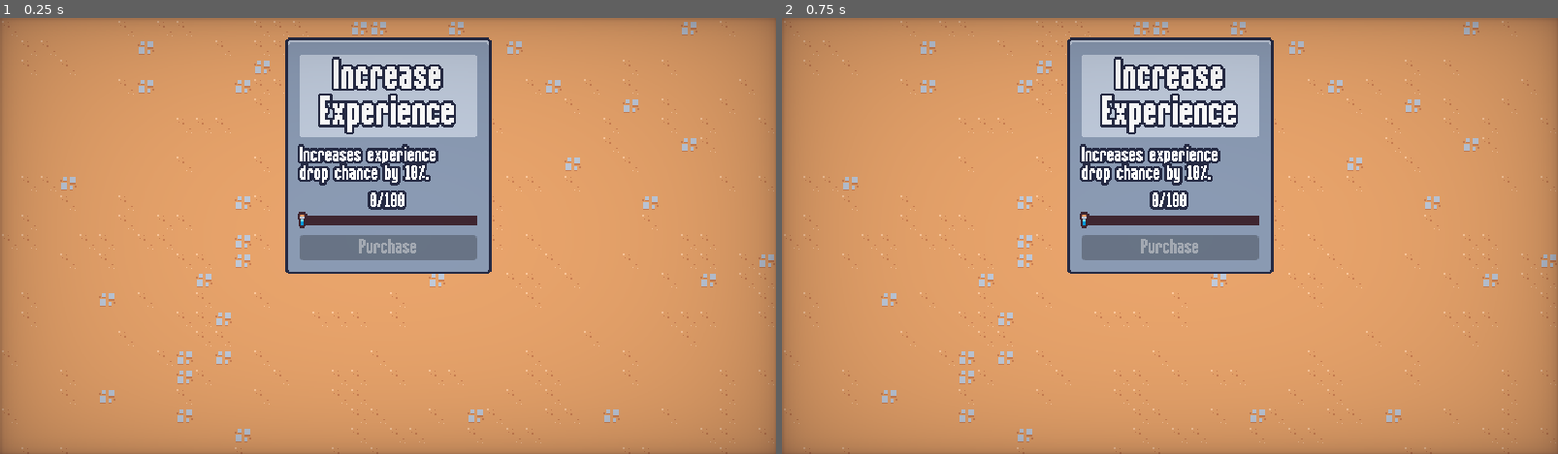
Above: before the commit, frames 1-2 (left to right).
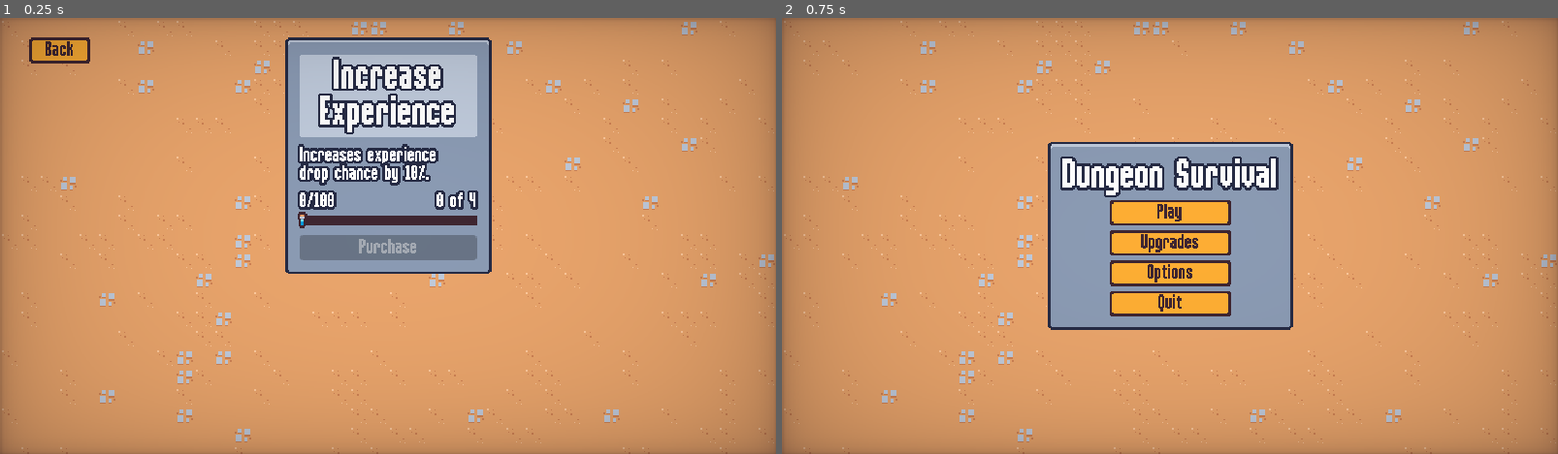
Above: after the commit, the same moments.

Repository: jrenato/dungeon_survival
Game: Godot game, scene res://src/ui/meta_menu.tscn
The game is run twice, just before and just after one commit, with the same random seed, the same clock (stepped at 60 frames per second) and the same inputs. This scene is started directly instead of the project's main scene.
Inputs (mouse positions are in pixels of both pictures, inside the frame that each line leads up to):
- Up to frame 1 (0.25 s): no input
- Up to frame 2 (0.75 s): click (844, 48) at 0.5 s, where only the run after the commit has a clickable "Back"

The runs differ from the first frame. In frame 1, 1.1% of the frame differs, in the area x 3-62%, y 4-44%; in frame 2, 17%, in the area x 34-66%, y 4-72%.

Commit message:
Added meta upgrade logic

Diff:
--- a/src/ui/main_menu.gd
+++ b/src/ui/main_menu.gd
@@ -2,6 +2,7 @@
 class_name MainMenu
 
 @onready var play_button: Button = %PlayButton
+@onready var upgrades_button: Button = %UpgradesButton
 @onready var options_button: Button = %OptionsButton
 @onready var quit_button: Button = %QuitButton
 
@@ -10,14 +11,19 @@
 
 func _ready() -> void:
 	play_button.pressed.connect(_on_play_button_pressed)
+	upgrades_button.pressed.connect(_on_upgrades_button_pressed)
 	options_button.pressed.connect(_on_options_button_pressed)
 	quit_button.pressed.connect(_on_quit_button_pressed)
 
 
 func _on_play_button_pressed() -> void:
-	ScreenTransition.transition()
-	await ScreenTransition.transition_halfway
+#	ScreenTransition.transition_to_scene("res://src/world/levels/level.tscn")
 	get_tree().change_scene_to_file("res://src/world/levels/level.tscn")
+
+
+func _on_upgrades_button_pressed() -> void:
+#	ScreenTransition.transition_to_scene("res://src/ui/meta_menu.tscn")
+	get_tree().change_scene_to_file("res://src/ui/meta_menu.tscn")
 
 
 func _on_options_button_pressed() -> void:
--- a/src/ui/main_menu.tscn
+++ b/src/ui/main_menu.tscn
@@ -44,17 +44,27 @@
 theme_override_font_sizes/font_size = 32
 text = "Dungeon Survival"
 
-[node name="PlayButton" parent="MarginContainer/PanelContainer/MarginContainer/VBoxContainer" instance=ExtResource("1_btxoa")]
+[node name="VBoxContainer" type="VBoxContainer" parent="MarginContainer/PanelContainer/MarginContainer/VBoxContainer"]
+custom_minimum_size = Vector2(100, 0)
+layout_mode = 2
+size_flags_horizontal = 4
+
+[node name="PlayButton" parent="MarginContainer/PanelContainer/MarginContainer/VBoxContainer/VBoxContainer" instance=ExtResource("1_btxoa")]
 unique_name_in_owner = true
 layout_mode = 2
 text = "Play"
 
-[node name="OptionsButton" parent="MarginContainer/PanelContainer/MarginContainer/VBoxContainer" instance=ExtResource("1_btxoa")]
+[node name="UpgradesButton" parent="MarginContainer/PanelContainer/MarginContainer/VBoxContainer/VBoxContainer" instance=ExtResource("1_btxoa")]
+unique_name_in_owner = true
+layout_mode = 2
+text = "Upgrades"
+
+[node name="OptionsButton" parent="MarginContainer/PanelContainer/MarginContainer/VBoxContainer/VBoxContainer" instance=ExtResource("1_btxoa")]
 unique_name_in_owner = true
 layout_mode = 2
 text = "Options"
 
-[node name="QuitButton" parent="MarginContainer/PanelContainer/MarginContainer/VBoxContainer" instance=ExtResource("1_btxoa")]
+[node name="QuitButton" parent="MarginContainer/PanelContainer/MarginContainer/VBoxContainer/VBoxContainer" instance=ExtResource("1_btxoa")]
 unique_name_in_owner = true
 layout_mode = 2
 text = "Quit"
--- a/src/ui/meta_menu.gd
+++ b/src/ui/meta_menu.gd
@@ -1,6 +1,8 @@
 extends CanvasLayer
+class_name MetaUpgradesMenu
 
-@onready var grid_container: GridContainer = $MarginContainer/GridContainer
+@onready var grid_container: GridContainer = %GridContainer
+@onready var back_button: Button = %BackButton
 
 @export var upgrades : Array[MetaUpgrade] = []
 
@@ -8,7 +10,17 @@
 
 
 func _ready() -> void:
+	back_button.pressed.connect(_on_back_button_pressed)
+
+	for child in grid_container.get_children():
+		child.queue_free()
+
 	for upgrade in upgrades:
 		var meta_card : MetaUpgradeCard = meta_card_scene.instantiate() as MetaUpgradeCard
 		grid_container.add_child(meta_card)
 		meta_card.set_meta_upgrade(upgrade)
+
+
+func _on_back_button_pressed() -> void:
+#	ScreenTransition.transition_to_scene("res://src/ui/main_menu.tscn")
+	get_tree().change_scene_to_file("res://src/ui/main_menu.tscn")
--- a/src/ui/meta_menu.tscn
+++ b/src/ui/meta_menu.tscn
@@ -1,9 +1,10 @@
-[gd_scene load_steps=5 format=3 uid="uid://b6wadrgmli5tl"]
+[gd_scene load_steps=6 format=3 uid="uid://b6wadrgmli5tl"]
 
 [ext_resource type="Script" path="res://src/ui/meta_menu.gd" id="1_og7qk"]
 [ext_resource type="Resource" uid="uid://dt48iyawleldg" path="res://resources/meta_upgrades/experience_gain.tres" id="2_3ivnx"]
 [ext_resource type="TileSet" uid="uid://bicur6ubwdaip" path="res://resources/tilesets/tiny_dungeon.tres" id="2_tklwo"]
 [ext_resource type="PackedScene" uid="uid://cxsld5j4127du" path="res://src/ui/vignette.tscn" id="4_d78bo"]
+[ext_resource type="PackedScene" uid="uid://lkg0wm4tyouw" path="res://src/ui/meta_upgrade_card.tscn" id="4_u812j"]
 
 [node name="MetaMenu" type="CanvasLayer"]
 process_mode = 3
@@ -28,10 +29,31 @@
 theme_override_constants/margin_bottom = 16
 
 [node name="GridContainer" type="GridContainer" parent="MarginContainer"]
+unique_name_in_owner = true
 layout_mode = 2
 size_flags_horizontal = 4
 theme_override_constants/h_separation = 16
-columns = 3
+columns = 2
+
+[node name="MetaUpgradeCard" parent="MarginContainer/GridContainer" instance=ExtResource("4_u812j")]
+layout_mode = 2
+
+[node name="MetaUpgradeCard2" parent="MarginContainer/GridContainer" instance=ExtResource("4_u812j")]
+layout_mode = 2
+
+[node name="MetaUpgradeCard3" parent="MarginContainer/GridContainer" instance=ExtResource("4_u812j")]
+layout_mode = 2
+
+[node name="MetaUpgradeCard4" parent="MarginContainer/GridContainer" instance=ExtResource("4_u812j")]
+layout_mode = 2
+
+[node name="BackButton" type="Button" parent="MarginContainer"]
+unique_name_in_owner = true
+custom_minimum_size = Vector2(50, 0)
+layout_mode = 2
+size_flags_horizontal = 0
+size_flags_vertical = 0
+text = "Back"
 
 [node name="Vignette" parent="." instance=ExtResource("4_d78bo")]
 layer = 3
--- a/src/ui/meta_upgrade_card.gd
+++ b/src/ui/meta_upgrade_card.gd
@@ -2,11 +2,15 @@
 class_name MetaUpgradeCard
 
 @onready var animation_player: AnimationPlayer = $AnimationPlayer
+
 @onready var name_label: Label = %NameLabel
 @onready var description_label: Label = %DescriptionLabel
-@onready var progress_label: Label = $MarginContainer/VBoxContainer/VBoxContainer/ProgressLabel
+
+@onready var progress_label: Label = %ProgressLabel
+@onready var count_label: Label = %CountLabel
 @onready var progress_bar: ProgressBar = %ProgressBar
-@onready var purchase_button: Button = $MarginContainer/VBoxContainer/PurchaseButton
+
+@onready var purchase_button: Button = %PurchaseButton
 
 var upgrade : MetaUpgrade
 
@@ -23,12 +27,18 @@
 
 
 func update_progress() -> void:
+	var upgrade_level : int = MetaProgression.get_meta_upgrade_level(upgrade.id)
 	var coins : float = MetaProgression.data["coins"]
 	var percent : float = coins / upgrade.cost
+	var is_maxed : bool = upgrade_level >= upgrade.max_level
+
 	percent = min(percent, 1)
 	progress_bar.value = percent
-	purchase_button.disabled = percent < 1
 	progress_label.text = str(coins) + "/" + str(upgrade.cost)
+	count_label.text = "%d of %s" % [upgrade_level, upgrade.max_level]
+	if is_maxed:
+		purchase_button.text = "MAX"
+	purchase_button.disabled = percent < 1 || is_maxed
 
 
 func _on_purchase_pressed() -> void:
--- a/src/ui/meta_upgrade_card.tscn
+++ b/src/ui/meta_upgrade_card.tscn
@@ -172,12 +172,24 @@
 layout_mode = 2
 mouse_filter = 2
 
-[node name="ProgressLabel" type="Label" parent="MarginContainer/VBoxContainer/VBoxContainer"]
+[node name="HBoxContainer" type="HBoxContainer" parent="MarginContainer/VBoxContainer/VBoxContainer"]
+layout_mode = 2
+
+[node name="ProgressLabel" type="Label" parent="MarginContainer/VBoxContainer/VBoxContainer/HBoxContainer"]
+unique_name_in_owner = true
 layout_mode = 2
 size_flags_vertical = 8
 theme_type_variation = &"BlueOutlineLabel"
 text = "50/200"
 horizontal_alignment = 1
+
+[node name="CountLabel" type="Label" parent="MarginContainer/VBoxContainer/VBoxContainer/HBoxContainer"]
+unique_name_in_owner = true
+layout_mode = 2
+size_flags_horizontal = 3
+theme_type_variation = &"BlueOutlineLabel"
+text = "x0"
+horizontal_alignment = 2
 
 [node name="MarginContainer" type="MarginContainer" parent="MarginContainer/VBoxContainer/VBoxContainer"]
 layout_mode = 2
@@ -207,5 +219,6 @@
 texture = SubResource("AtlasTexture_p7w8x")
 
 [node name="PurchaseButton" type="Button" parent="MarginContainer/VBoxContainer"]
+unique_name_in_owner = true
 layout_mode = 2
 text = "Purchase"
--- a/src/ui/pause_menu.gd
+++ b/src/ui/pause_menu.gd
@@ -67,7 +67,6 @@
 
 
 func _on_quit_button_pressed() -> void:
-	ScreenTransition.transition()
-	await ScreenTransition.transition_halfway
 	get_tree().paused = false
+#	ScreenTransition.transition_to_scene("res://src/ui/main_menu.tscn")
 	get_tree().change_scene_to_file("res://src/ui/main_menu.tscn")
Not shown: 1 places in src/gameplay/managers/enemy_manager.tscn that only renumber resources
